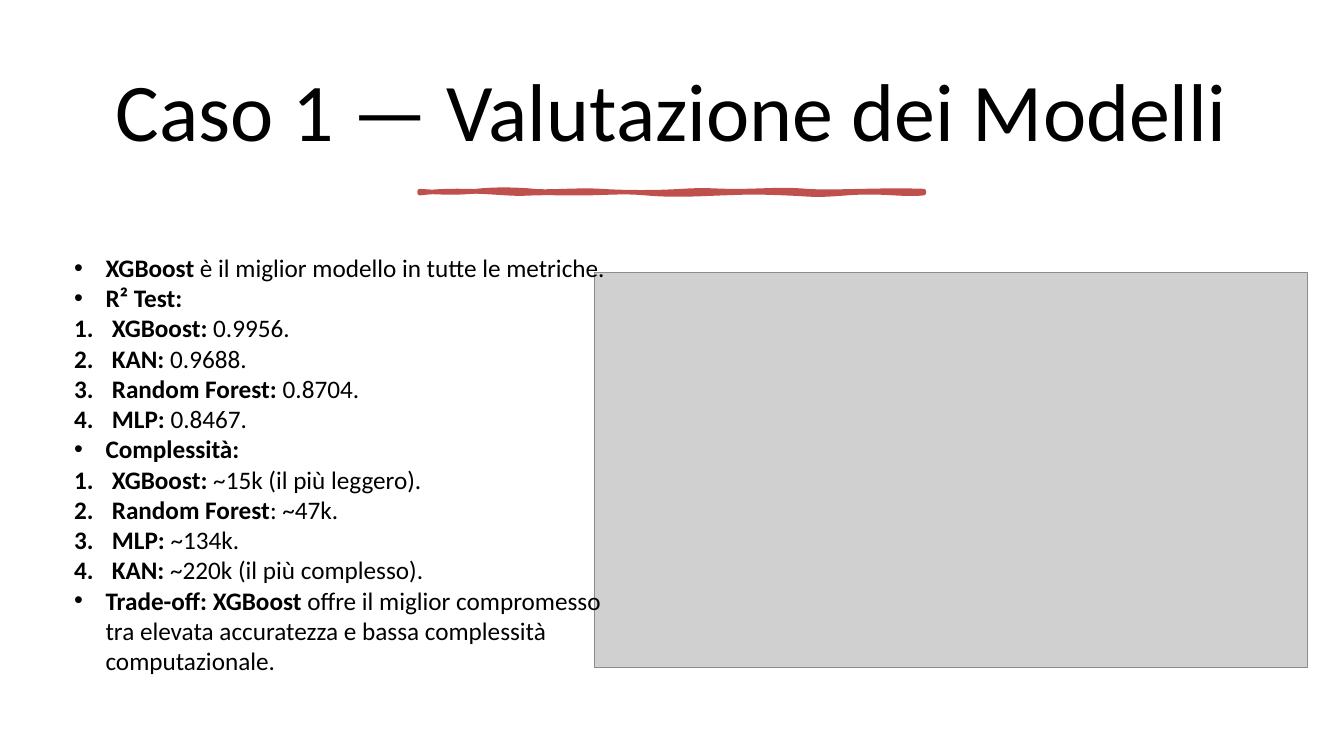
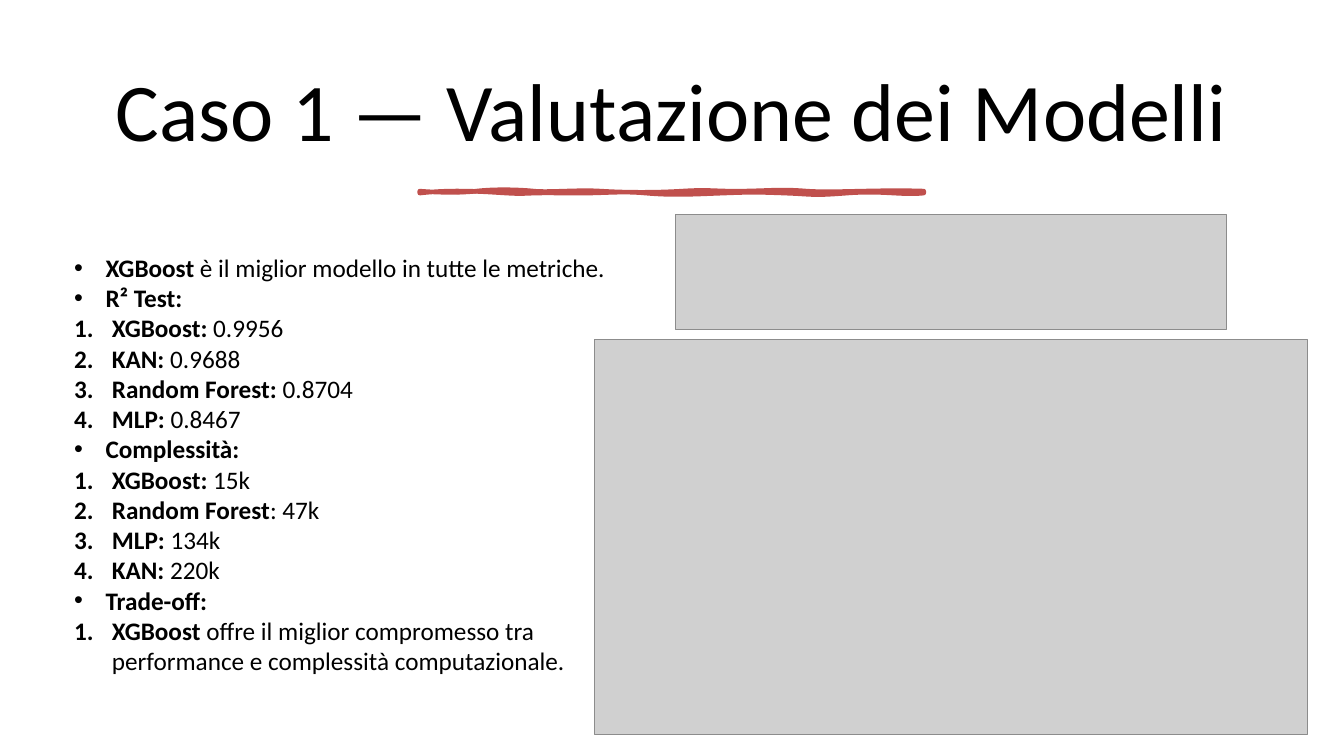
Before and after one commit to mtomas03/Thesis_Paper, a slide deck: slide 31 of Presentation.pptx. Drawn at 1344x756 pixels with LibreOffice and Linux fonts; fonts in the diff are those of the drawing; grey boxes stand for pictures. Boxes give left, top, right and bottom in pixels: in the first picture for what was removed or moved away, otherwise in the second. Text is boxed around its words. In the diff, an @@ line names an element or a change of style, - is before the commit and + after.

```diff
--- a/Presentation.pptx
+++ b/Presentation.pptx
@@ picture added at (676, 215, 1227, 330) @@
@@ text at (112, 320, 353, 429): text changed @@
-1. XGBoost: 0.9956.
-2. KAN: 0.9688.
-3. Random Forest: 0.8704.
-4. MLP: 0.8467.
+1. XGBoost: 0.9956
+2. KAN: 0.9688
+3. Random Forest: 0.8704
+4. MLP: 0.8467
@@ picture: place and size @@
-picture at (595, 272, 1308, 667)
+picture at (595, 340, 1308, 735)
@@ text at (106, 471, 564, 674): text changed @@
-1. XGBoost: ~15k (il più leggero).
-2. Random Forest: ~47k.
-3. MLP: ~134k.
-4. KAN: ~220k (il più complesso).
-• Trade-off: XGBoost offre il miglior compromesso tra elevata accuratezza e bassa complessità computazionale.
+1. XGBoost: 15k
+2. Random Forest: 47k
+3. MLP: 134k
+4. KAN: 220k
+• Trade-off:
+1. XGBoost offre il miglior compromesso tra performance e complessità computazionale.
```
Also in this commit, not shown: 15 other slides changed, 3 slides added, 1 slide removed.
